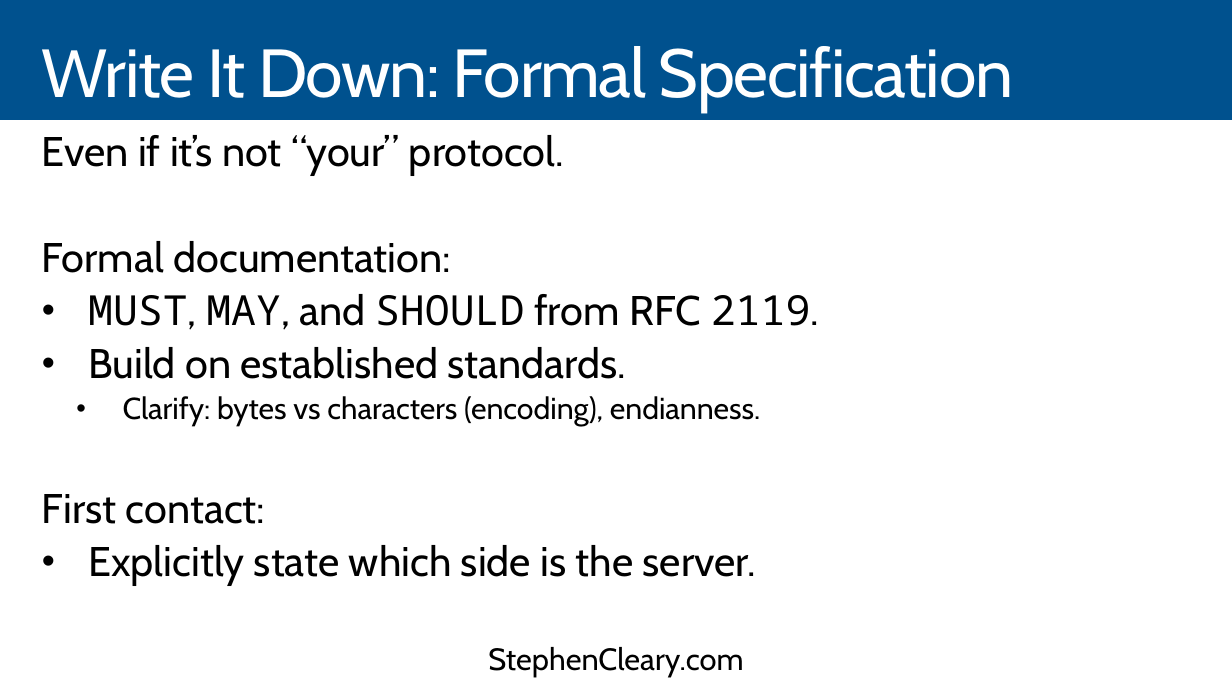
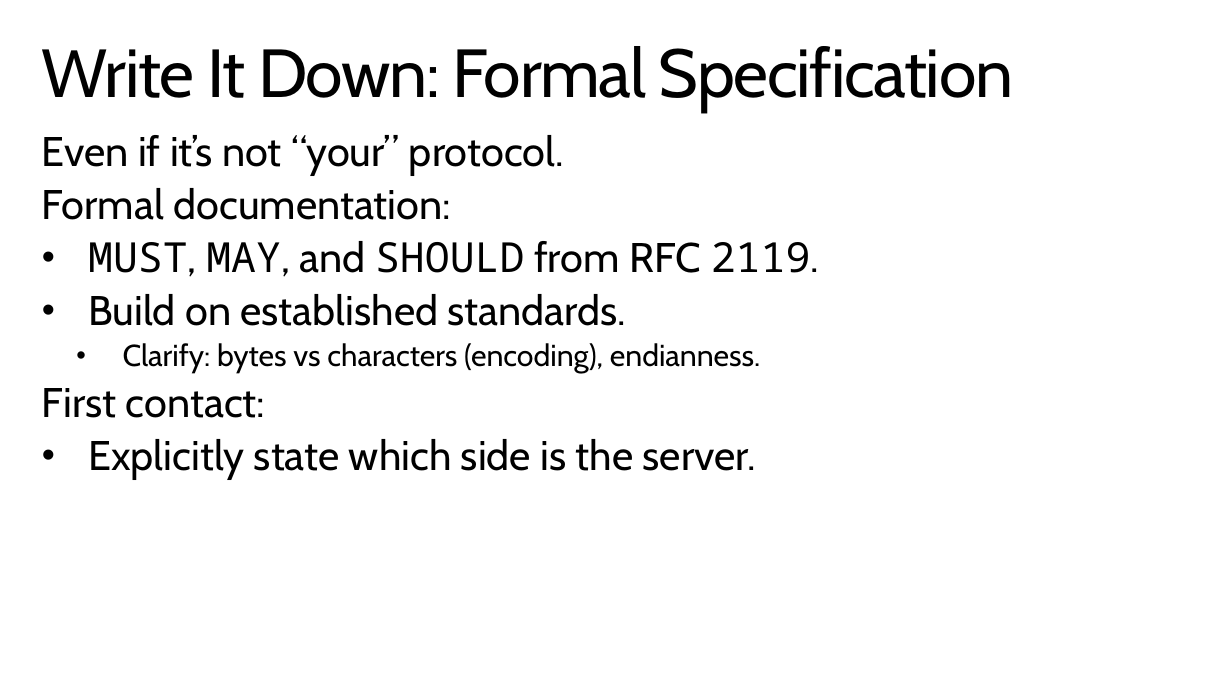
Before and after one commit to StephenCleary/Presentations, a slide deck: slide 19 of Designing Application Protocols for TCPIP/Protocol Design.pptx (slide 18 before the commit). Drawn at 1232x693 pixels with LibreOffice and Linux fonts; fonts in the diff are those of the drawing; background and template pictures are left out. Boxes give left, top, right and bottom in pixels: in the first picture for what was removed or moved away, otherwise in the second. Text is boxed around its words. In the diff, an @@ line names an element or a change of style, - is before the commit and + after.

```diff
--- a/Designing Application Protocols for TCPIP/Protocol Design.pptx
+++ b/Designing Application Protocols for TCPIP/Protocol Design.pptx
@@ background #00518E to picture (left out) @@
@@ title "Write It Down: Formal Specification" at box(42, 46, 1013, 113): text colour #FFFFFF to #000000 @@
@@ rectangle removed at box(0, 120, 1232, 693) @@
@@ text "Even if it’s not “your” ..." rewrapped from box(42, 135, 819, 586) to box(42, 135, 819, 479) @@
@@ text removed at box(0, 629, 1232, 693) @@
-StephenCleary.com
```
Also in this commit, not shown: 44 other slides changed, 2 slides added, 1 slide removed, 15 other files.
